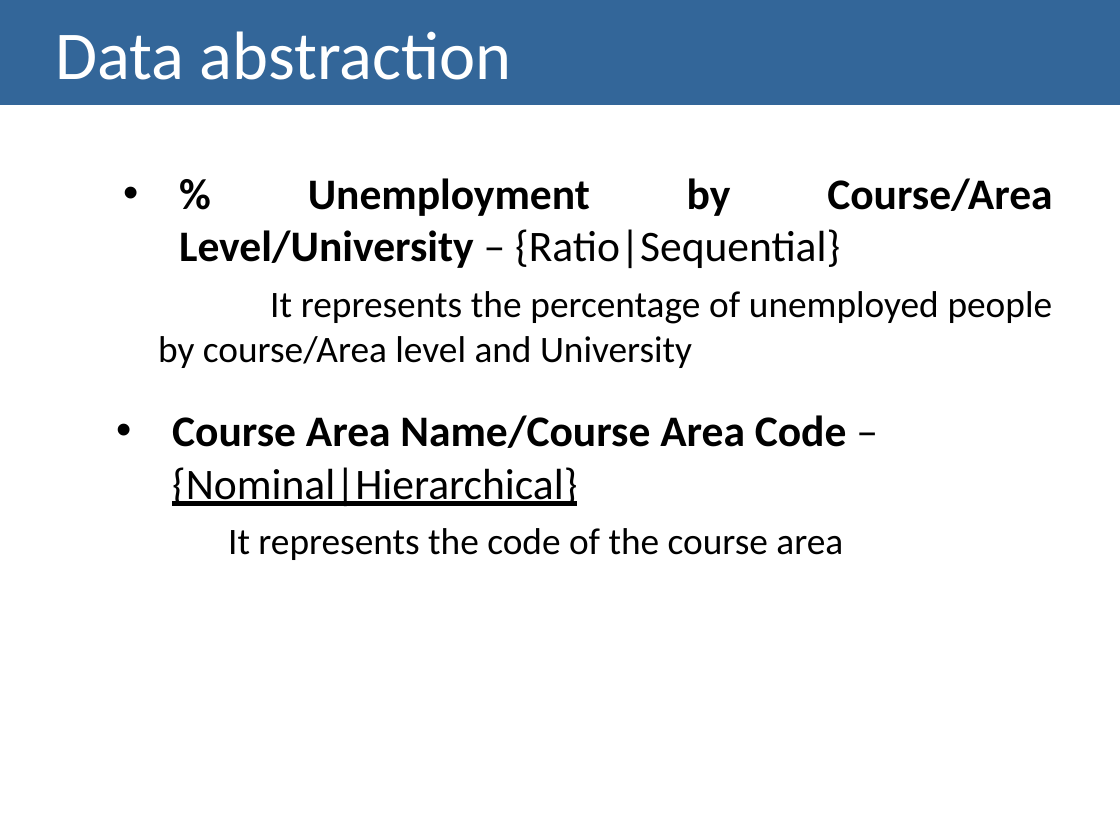
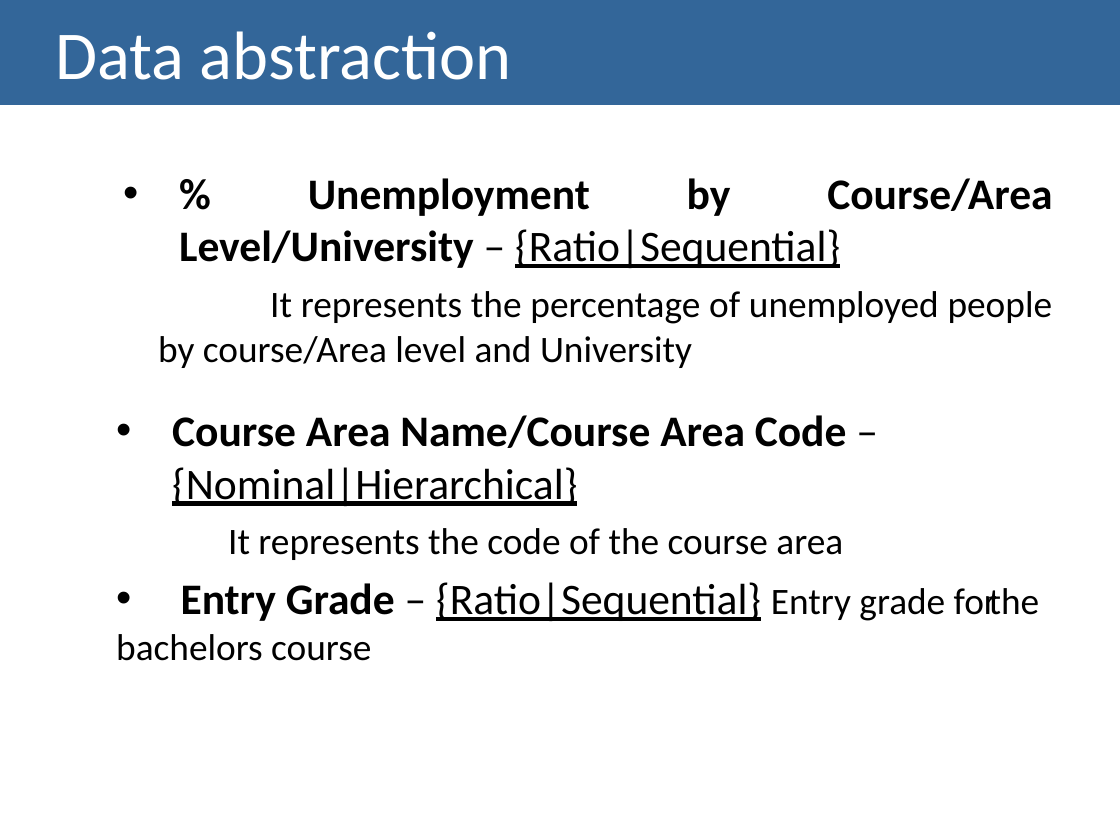
Before and after one commit to Strabox/Higher-Education-Unemployment-Portugal, a slide deck: slide 13 of II-Checkpoint/II-Checkpoint Presentation.pptx. Drawn at 1120x840 pixels with LibreOffice and Linux fonts; fonts in the diff are those of the drawing. Boxes give left, top, right and bottom in pixels: in the first picture for what was removed or moved away, otherwise in the second. Text is boxed around its words. In the diff, an @@ line names an element or a change of style, - is before the commit and + after.

```diff
--- a/II-Checkpoint/II-Checkpoint Presentation.pptx
+++ b/II-Checkpoint/II-Checkpoint Presentation.pptx
@@ text at box(179, 178, 1052, 268): underline on in "{Ratio|Sequential}" @@
@@ text at box(116, 582, 1040, 661): paragraph added @@
+  • Entry Grade – {Ratio|Sequential} Entry grade for the bachelors course
```
Also in this commit, not shown: 3 other slides changed, 1 other file.
